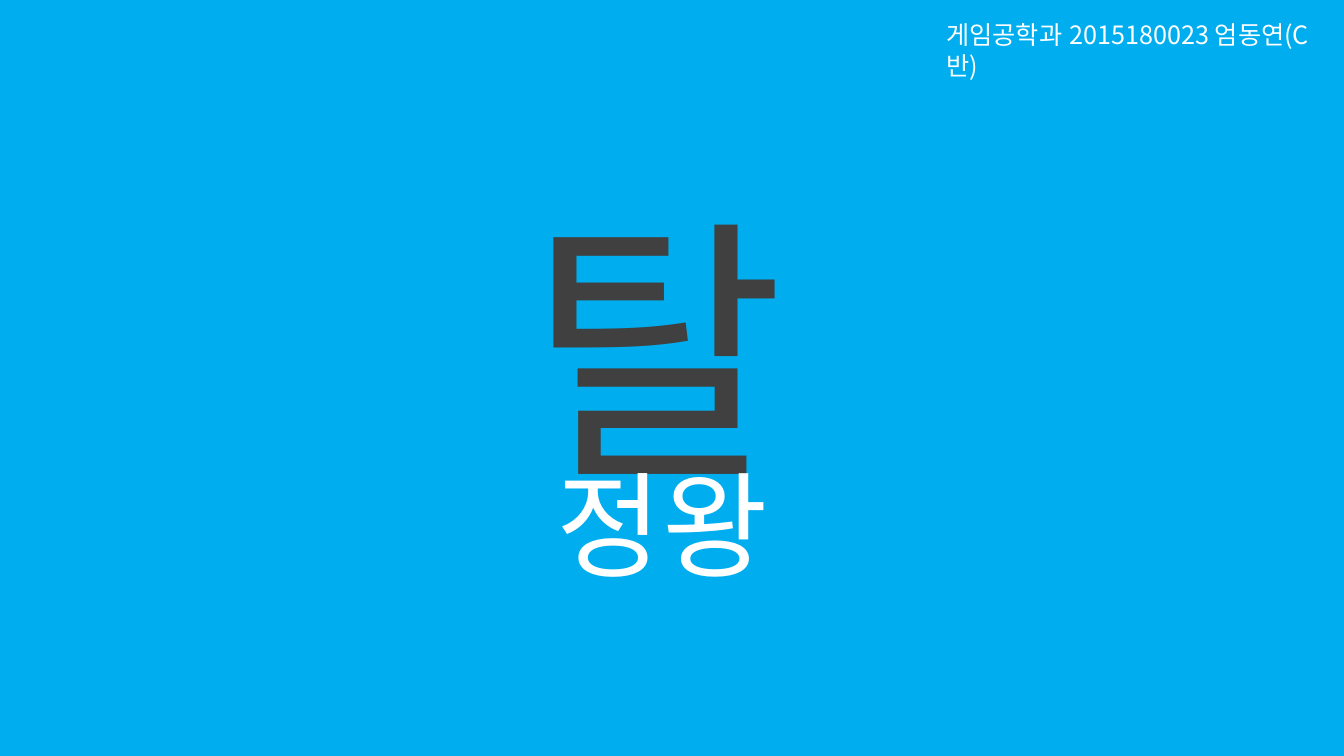
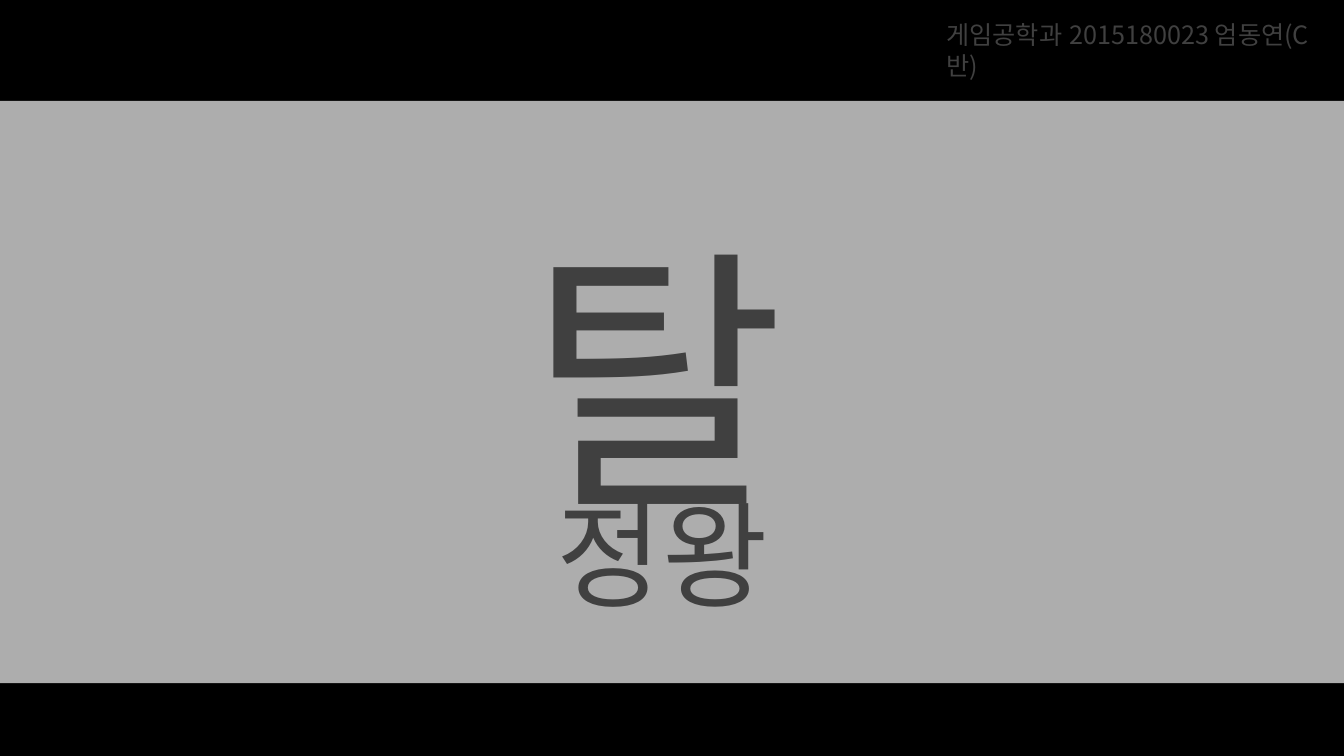
Before and after one commit to EomDongyeon/2DGP, a slide deck: slide 1 of 2차발표_2015180023엄동연.pptx. Drawn at 1344x756 pixels with LibreOffice and Linux fonts; fonts in the diff are those of the drawing; background and template pictures are left out. Boxes give left, top, right and bottom in pixels: in the first picture for what was removed or moved away, otherwise in the second. Text is boxed around its words. In the diff, an @@ line names an element or a change of style, - is before the commit and + after.

```diff
--- a/2차발표_2015180023엄동연.pptx
+++ b/2차발표_2015180023엄동연.pptx
@@ background #00AEEF to picture (left out) @@
@@ text "게임공학과 2015180023 엄동연(C반)" at (946,23,1309,49): text colour #FFFFFF to #404040 @@
@@ rectangle added at (0,101,1344,684), fill #FFFFFF at 68% opacity @@
@@ text "탈": place and size @@
-text "탈" at (529,224,785,523)
+text "탈" at (529,254,785,552)
@@ text "정왕" at (556,481,767,607): text colour #FFFFFF to #404040 @@
@@ text "정왕": place and size @@
-text "정왕" at (556,452,767,577)
+text "정왕" at (556,481,767,607)
```
Also in this commit, not shown: 4 other slides changed, 1 slide added, 4 slides removed, 1 other file.
